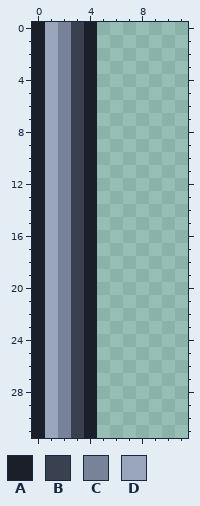
Edited in one commit: pixel-art file (tiles/halfwall_w.aseprite). This is how it looked before the edit.
32x32 pixels, 1 frame. Shown: x 0..11, y 0..31.
Palette (. is transparent): A #1b1f2a  B #39404f  C #78839a  D #9aa6bc
Once edited:
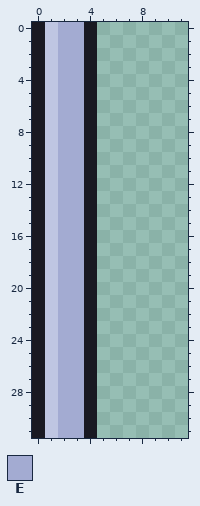
Colours new in this view: E #a3abd2
Diff:
Colour A changes from #1b1f2a to #191922.
Colour D changes from #9aa6bc to #bfc6e2.
Layers "ink", "flat":
Colour B gives way to colour E in rows 0 to 31 at x 3.
Colour C gives way to colour E in rows 0 to 31 at x 2.
Changed places in both pictures, as pixel boxes (x1, y1, x2, y2):
changed: (32, 22, 97, 438)
